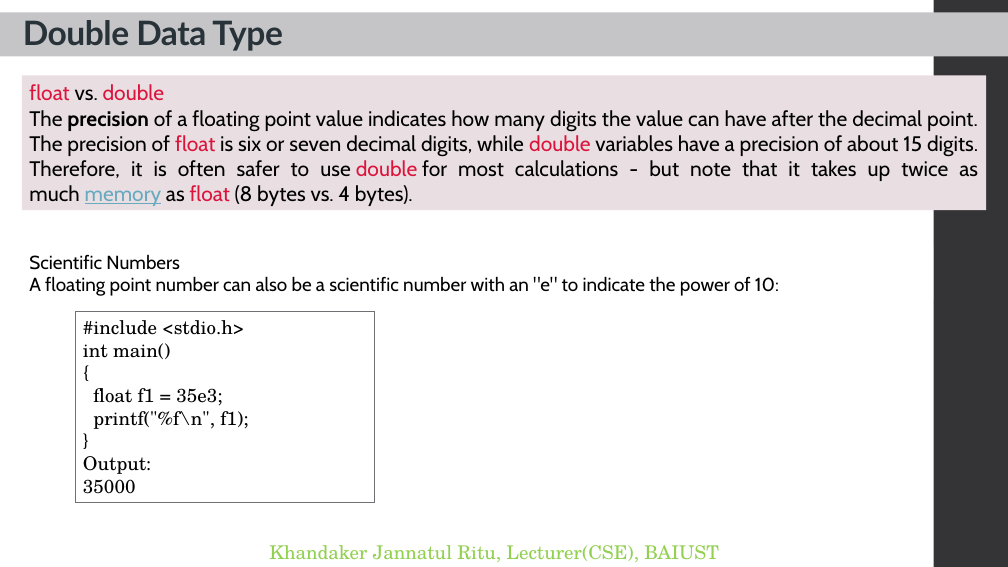
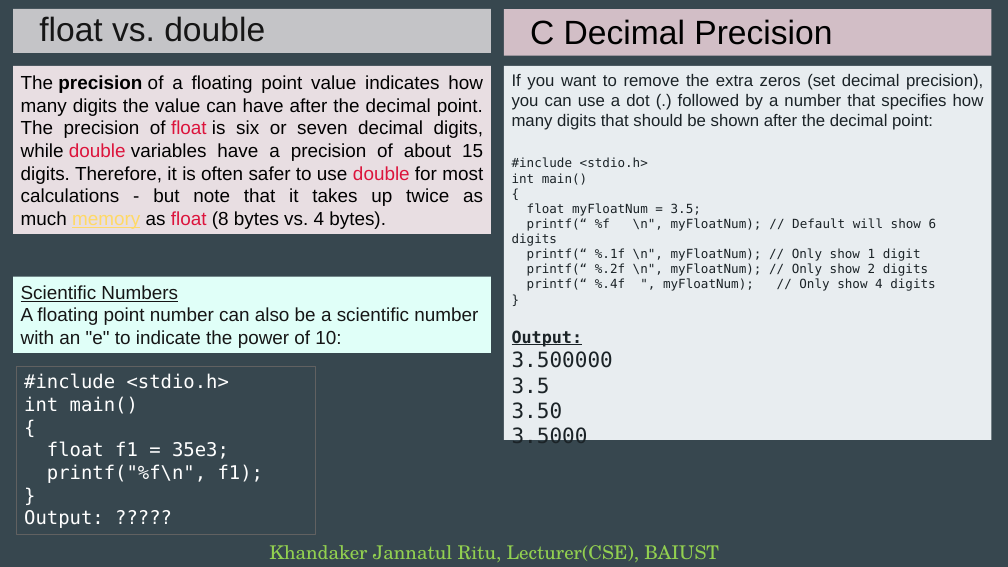
Before and after one commit to Raajokiaa-Ritu/03_Course___Structural-Programming-Language-C, a slide deck: slide 29 of Lecture - 1 introduction to c.pptx (slide 58 before the commit). Drawn at 1008x567 pixels with LibreOffice and Linux fonts; fonts in the diff are those of the drawing. Boxes give left, top, right and bottom in pixels: in the first picture for what was removed or moved away, otherwise in the second. Text is boxed around its words. In the diff, an @@ line names an element or a change of style, - is before the commit and + after.

```diff
--- a/Lecture - 1 introduction to c.pptx
+++ b/Lecture - 1 introduction to c.pptx
@@ background #FFFFFF to #37474F @@
@@ rectangle removed at (0,12,1008,56) @@
-Double Data Type
@@ rectangle added at (13,9,491,53), fill #C4C4C7, 32 pt, text #161616 @@
+float vs. double
@@ title added at (504,9,992,55), fill #D2BEC6, 32 pt, text #000000 @@
+C Decimal Precision
@@ rectangle removed at (934,0,1008,567) @@
@@ rectangle "The precision of a floating ...": place and size @@
-rectangle "The precision of a floating ..." at (22,76,987,210)
+rectangle "The precision of a floating ..." at (13,66,491,234)
@@ rectangle "The precision of a floating ..." at (13,66,491,234): size 20 to 18 pt, font Cabin to Arial; text colour #67AABF to #FFD966 in "memory"; fill #E9DFE3 to #E8DEE2 @@
@@ text in rectangle at (29,84,165,101): paragraph removed @@
-float vs. double
@@ rectangle added at (504,66,992,440), fill #E8EDF0, 12 pt, text #1C2428 @@
+If you want to remove the extra zeros (set decimal precision), you can use a dot (.) followed by a number that specifies how many digits that should be shown after the decimal point:
+#include <stdio.h>
+int main()
+{
+float myFloatNum = 3.5;
+printf(“ %f \n", myFloatNum); // Default will show 6 digits
+printf(“ %.1f \n", myFloatNum); // Only show 1 digit
+printf(“ %.2f \n", myFloatNum); // Only show 2 digits
+printf(“ %.4f ", myFloatNum); // Only show 4 digits
+}
+Output:
+3.500000
+3.5
+3.50
+3.5000
@@ rectangle "Scientific Numbers": place and size @@
-rectangle "Scientific Numbers" at (29,255,779,296)
+rectangle "Scientific Numbers" at (13,277,491,353)
@@ rectangle "Scientific Numbers" at (13,277,491,353): font Cabin to Arial, text colour #000000 to #161616; underline on in "Scientific Numbers"; fill none to #E0FFF8 @@
@@ rectangle "#include <stdio.h>": place and size @@
-rectangle "#include <stdio.h>" at (76,312,374,503)
+rectangle "#include <stdio.h>" at (17,366,315,534)
@@ rectangle "#include <stdio.h>" at (17,366,315,534): outline #6F6F74 0.75 pt to #616161 0.75 pt @@
@@ text in rectangle at (24,373,264,483): font TeX Gyre Schola to DejaVu Sans Mono, text colour #000000 to #FFFFFF in "#include <stdio.h>", "int main()", "{", "float f1 = 35e3;" and 2 more places @@
@@ text in rectangle at (24,510,104,528): text changed; font TeX Gyre Schola to DejaVu Sans Mono; text colour #000000 to #FFFFFF @@
-Output:
-35000
+Output: ?????
```
Also in this commit, not shown: 41 other slides changed, 5 slides added, 51 slides removed.
